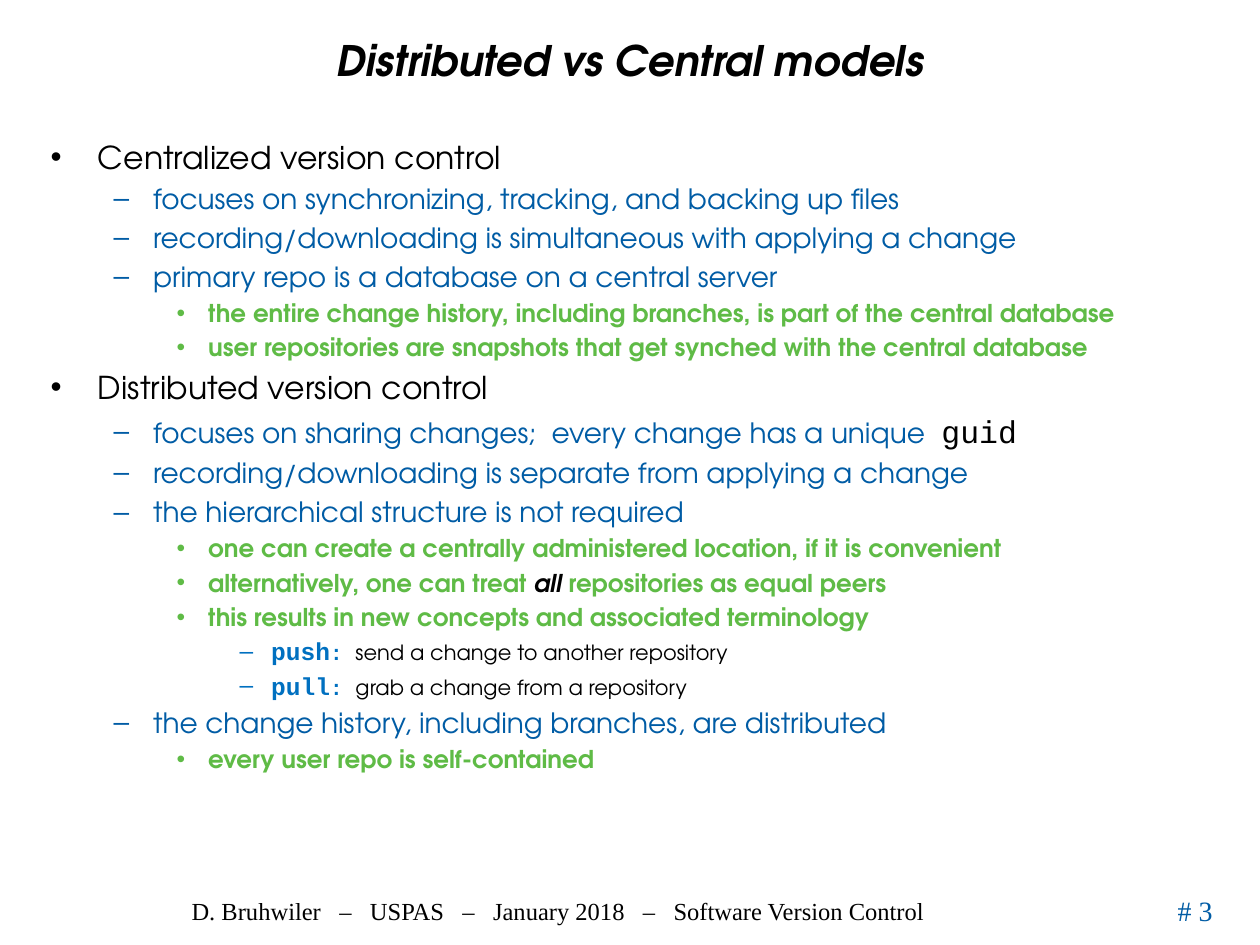
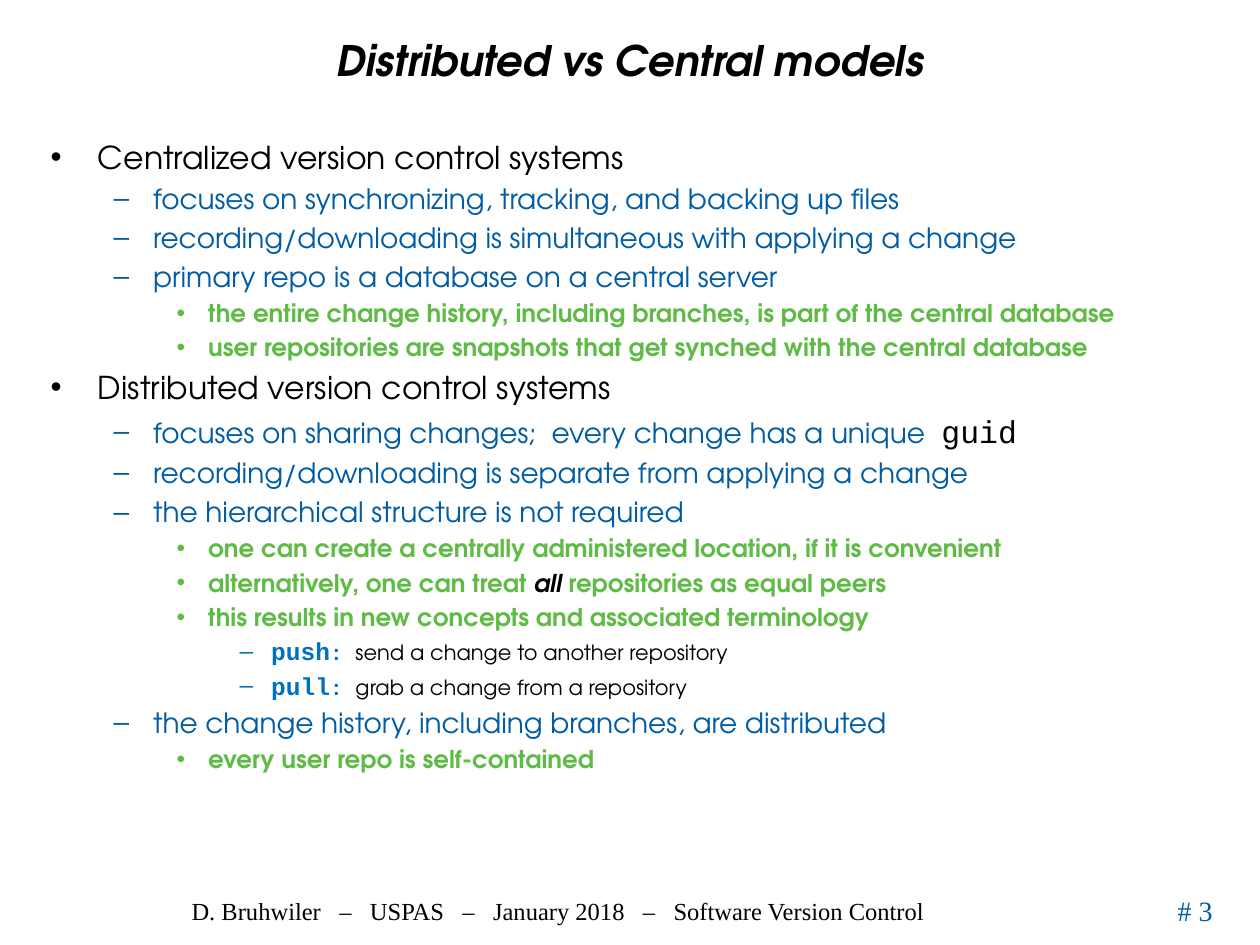
Before and after one commit to uspas/simbeamplasma18, a slide deck: slide 3 of software_version_control/lecture/2018_SoftwareVersionControl_Bruhwiler_USPAS.pptx. Drawn at 1260x945 pixels with LibreOffice and Linux fonts; fonts in the diff are those of the drawing; background and template pictures are left out. Boxes give left, top, right and bottom in pixels: in the first picture for what was removed or moved away, otherwise in the second. Text is boxed around its words. In the diff, an @@ line names an element or a change of style, - is before the commit and + after.

```diff
--- a/software_version_control/lecture/2018_SoftwareVersionControl_Bruhwiler_USPAS.pptx
+++ b/software_version_control/lecture/2018_SoftwareVersionControl_Bruhwiler_USPAS.pptx
@@ text at (x1=98, y1=145, x2=624, y2=175): text changed @@
-• Centralized version control
+• Centralized version control systems
@@ text at (x1=98, y1=375, x2=611, y2=405): text changed @@
-• Distributed version control
+• Distributed version control systems
```
Also in this commit, not shown: 2 other slides changed, 5 slides added, 1 slide removed.
